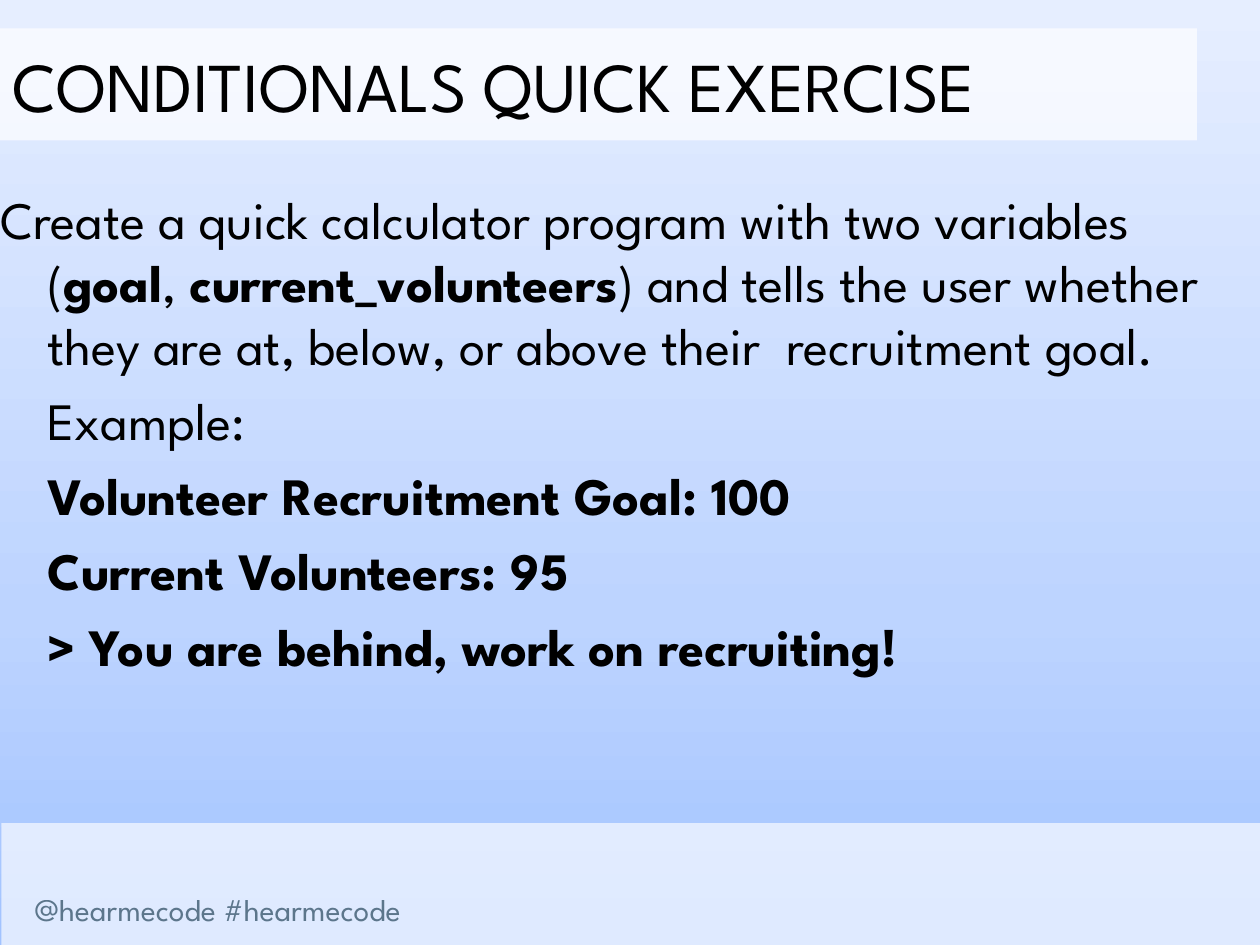
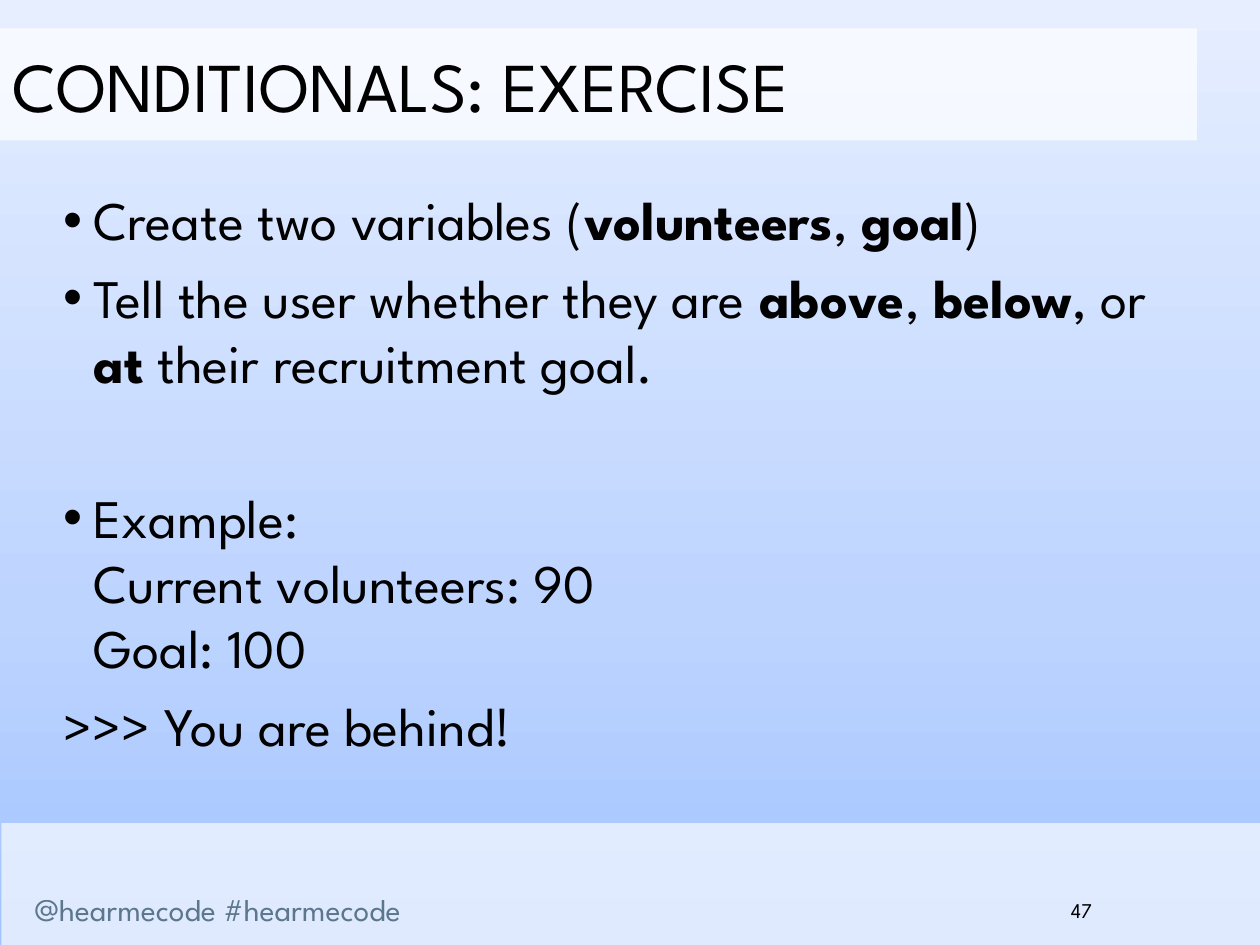
Before and after one commit to hearmecode/slides, a slide deck: slide 47 of Lesson 1/Hear Me Code - Strings and Conditionals.pptx (slide 44 before the commit). Drawn at 1260x945 pixels with LibreOffice and Linux fonts; fonts in the diff are those of the drawing; background and template pictures are left out. Boxes give left, top, right and bottom in pixels: in the first picture for what was removed or moved away, otherwise in the second. Text is boxed around its words. In the diff, an @@ line names an element or a change of style, - is before the commit and + after.

```diff
--- a/Lesson 1/Hear Me Code - Strings and Conditionals.pptx
+++ b/Lesson 1/Hear Me Code - Strings and Conditionals.pptx
@@ text in rectangle at (x1=12, y1=65, x2=789, y2=113): text changed @@
-CONDITIONALS QUICK EXERCISE
+CONDITIONALS: EXERCISE
@@ text at (x1=94, y1=202, x2=1146, y2=747): text changed; size 30 to 31 pt @@
-Create a quick calculator program with two variables (goal, current_volunteers) and tells the user whether they are at, below, or above their recruitment goal.
-Example:
-Volunteer Recruitment Goal: 100
-Current Volunteers: 95
-> You are behind, work on recruiting!
+• Create two variables (volunteers, goal)
+• Tell the user whether they are above, below, or at their recruitment goal.
+• Example:
+  Current volunteers: 90
+  Goal: 100
+>>> You are behind!
@@ page number added at (x1=1071, y1=904, x2=1092, y2=918), 12 pt, text #000000 @@
+47
```
Also in this commit, not shown: 45 other slides changed, 6 slides added, 3 slides removed, 2 other files.
